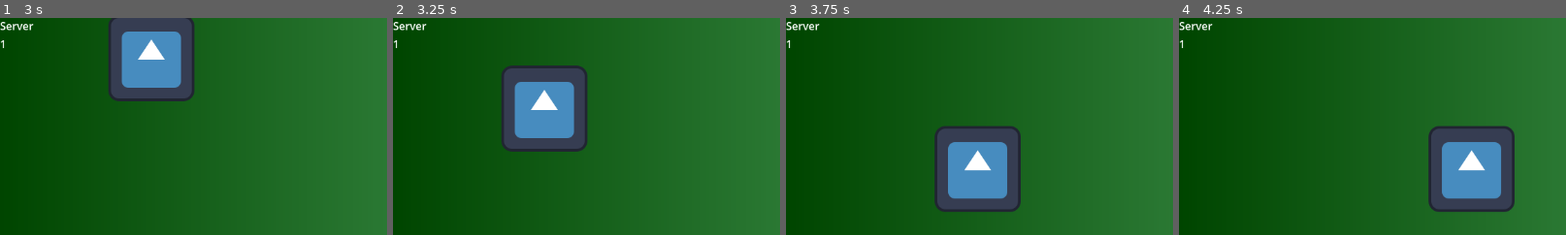
Above: before the commit, frames 1-4 (left to right).
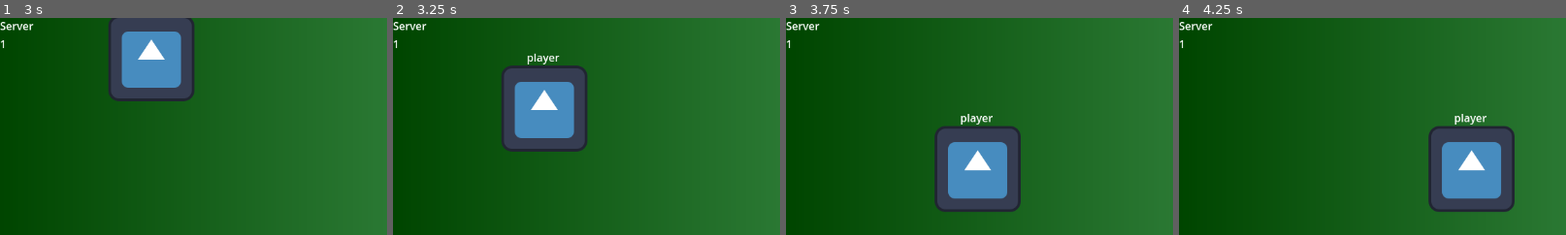
Above: after the commit, the same moments.

Repository: Boyquotes/team-wiitanks-godot-4-networking
Game: Godot game, scene res://scenes/game.tscn
Same seed, same stepped clock (60 frames per second), same inputs: the game is played once before the commit and once after it. The engine's default icon, where the game draws it, is replaced by a stand-in: a white triangle on a blue panel in a dark square.
Inputs (mouse positions are % of the whole screen's width and height, from its top left):
- Up to frame 1 (3 s): click (48, 95) at 0.52 s; type "12" at 0.6 s; click "<host>" at 1.25 s; tap Enter at 2 s; hold Right (ui_right) 2.03-2.78 s; hold Down (ui_down) from 2.78 s (still down)
- Up to frame 2 (3.25 s): keep holding Down (ui_down)
- Up to frame 3 (3.75 s): release Down (ui_down) at 3.53 s; hold Right (ui_right) from 3.53 s (still down)
- Up to frame 4 (4.25 s): keep holding Right (ui_right)
The pictures show only the part of the screen within x 0-50%, y 0-50%; the shares and areas given below are measured in that part.

Frame 1 is identical in both runs. In frame 2, 0.2% of the frame differs, in the area x 34-44%, y 16-22%; in frame 3, 0.2%; in frame 4, 0.2%.

Commit message:
player name tags

Diff:
--- a/scenes/player.tscn
+++ b/scenes/player.tscn
@@ -6,5 +6,14 @@
 [node name="player" type="CharacterBody2D"]
 script = ExtResource("1_fbqw8")
 
-[node name="Sprite2D" type="Sprite2D" parent="."]
+[node name="sprite-box" type="Sprite2D" parent="."]
 texture = ExtResource("1_puymi")
+
+[node name="label-name" type="Label" parent="."]
+offset_left = -56.0
+offset_top = -88.0
+offset_right = 54.0
+offset_bottom = -65.0
+text = "<player name>"
+horizontal_alignment = 1
+vertical_alignment = 1
--- a/scripts/player.gd
+++ b/scripts/player.gd
@@ -1,6 +1,9 @@
 extends CharacterBody2D
 
 const SPEED = 300.0
+
+func _ready():
+	get_node("label-name").text = str(name)
 
 # update input and movement every physics tick
 func _physics_process(_delta):
